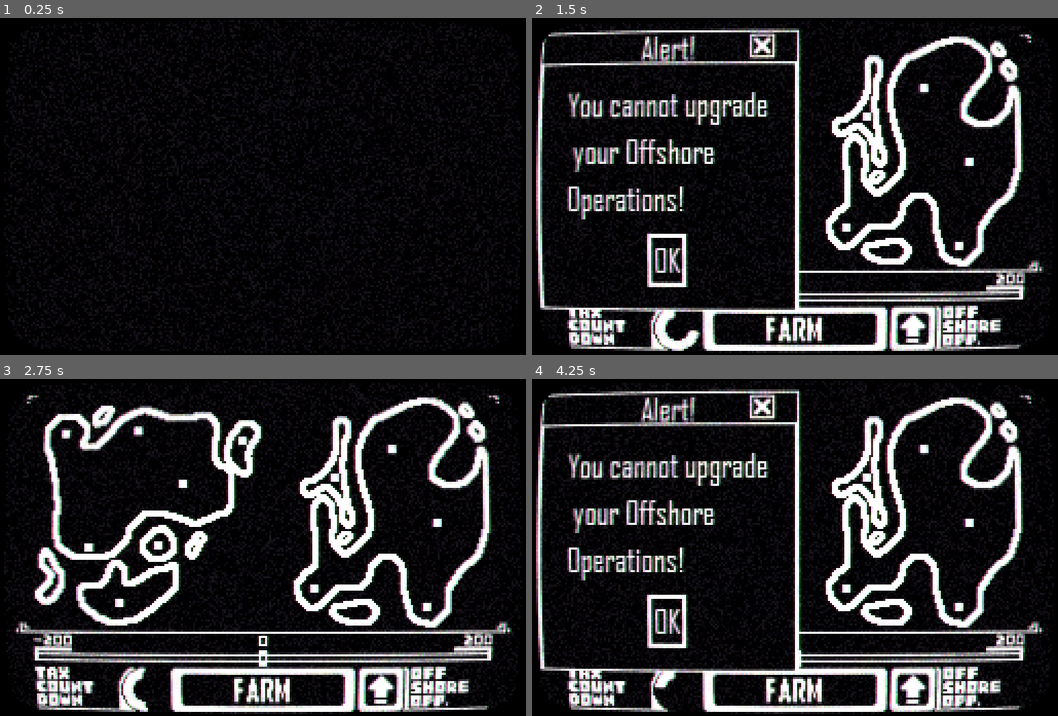
Above: before the commit, frames 1-4 (two rows, left to right).
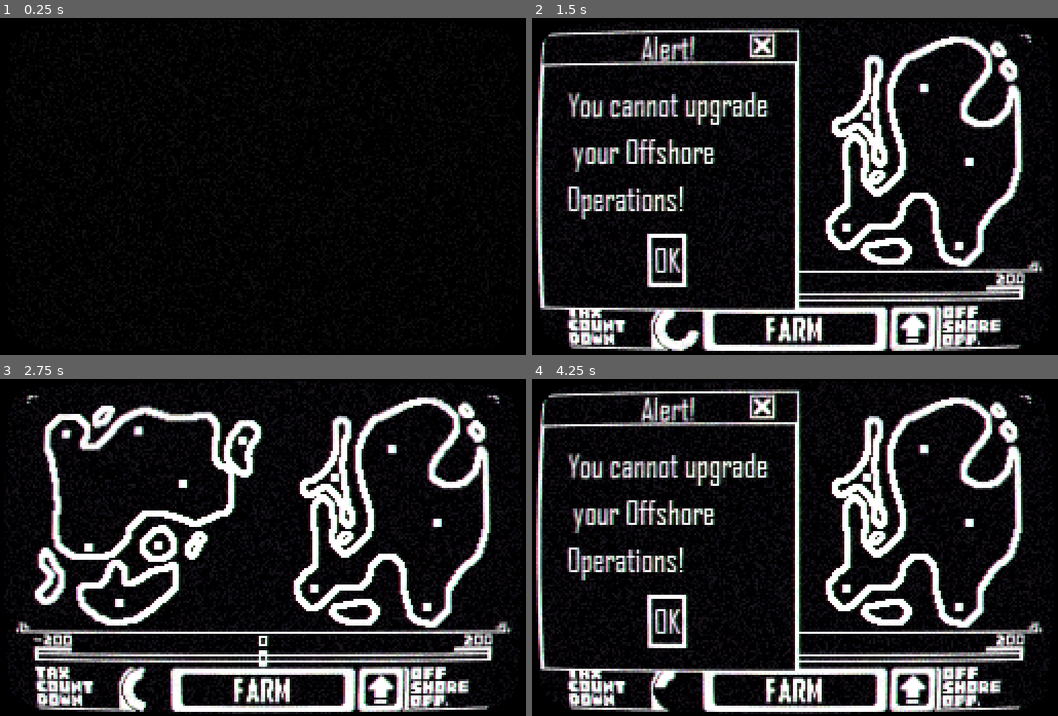
Above: after the commit, the same moments.

Repository: Tenseven-107/Operation_Fat_Eagle
Game: Godot game, scene res://Scenes/Main.tscn
The game is run twice, just before and just after one commit, with the same random seed, the same clock (stepped at 60 frames per second) and the same inputs.
Inputs (mouse positions are in pixels of both pictures, inside the frame that each line leads up to):
- Up to frame 1 (0.25 s): no input
- Up to frame 2 (1.5 s): click (795, 331) at 0.5 s; click (915, 331) at 1.25 s
- Up to frame 3 (2.75 s): click "OK" at 2 s
- Up to frame 4 (4.25 s): click (795, 692) at 2.75 s; click (915, 692) at 3.5 s

The runs differ from the first frame. In frame 2, 5.9% of the frame differs, in the area x 0-100%, y 0-100%; in frame 3, 5.8%; in frame 4, 6.3%.

Commit message:
Added some feedback and sounds

Diff:
--- a/Prefabs/FX/Overlay.tscn
+++ b/Prefabs/FX/Overlay.tscn
@@ -1,10 +1,17 @@
-[gd_scene load_steps=9 format=2]
+[gd_scene load_steps=14 format=2]
 
 [ext_resource path="res://Scripts/FX/PlayAnimation.gd" type="Script" id=1]
 [ext_resource path="res://FX/Shaders/CRT.tres" type="Material" id=2]
 [ext_resource path="res://Audio/SFX/Boots/Bootup-1.wav" type="AudioStream" id=3]
 [ext_resource path="res://Audio/SFX/Explosions/Bunker_explosion-1.wav" type="AudioStream" id=4]
 [ext_resource path="res://addons/randomAudioStreamPlayer/random_audio_stream_player.gd" type="Script" id=5]
+[ext_resource path="res://Sprites/FX/Rock.png" type="Texture" id=6]
+[ext_resource path="res://Scripts/FX/Overlay.gd" type="Script" id=7]
+[ext_resource path="res://Audio/SFX/Loops/Sirens.wav" type="AudioStream" id=8]
+
+[sub_resource type="Curve" id=12]
+max_value = 2.0
+_data = [ Vector2( 0.00495049, 1 ), 0.0, 0.0, 0, 0, Vector2( 0.207921, 1.41818 ), -2.69333, -2.69333, 0, 0, Vector2( 1, 1 ), 0.0, 0.0, 0, 0 ]
 
 [sub_resource type="Animation" id=9]
 resource_name = "Bootup"
@@ -47,9 +54,101 @@
 "method": "play"
 } ]
 }
+tracks/3/type = "value"
+tracks/3/path = NodePath("Overlay:color")
+tracks/3/interp = 1
+tracks/3/loop_wrap = true
+tracks/3/imported = false
+tracks/3/enabled = true
+tracks/3/keys = {
+"times": PoolRealArray( 0 ),
+"transitions": PoolRealArray( 1 ),
+"update": 0,
+"values": [ Color( 0, 0, 0, 1 ) ]
+}
+
+[sub_resource type="Animation" id=13]
+resource_name = "Game_over"
+length = 6.0
+tracks/0/type = "value"
+tracks/0/path = NodePath("Overlay:color")
+tracks/0/interp = 1
+tracks/0/loop_wrap = true
+tracks/0/imported = false
+tracks/0/enabled = true
+tracks/0/keys = {
+"times": PoolRealArray( 0, 0.5, 1, 1.5, 2, 2.5, 3, 3.5, 4, 4.5, 5, 5.4, 6 ),
+"transitions": PoolRealArray( 1, 1, 1, 1, 1, 1, 1, 1, 1, 1, 1, 1, 1 ),
+"update": 1,
+"values": [ Color( 0.0196078, 0, 0.0392157, 1 ), Color( 1, 0, 0, 1 ), Color( 0.0196078, 0, 0.0392157, 1 ), Color( 1, 0, 0, 1 ), Color( 0.0196078, 0, 0.0392157, 1 ), Color( 1, 0, 0, 1 ), Color( 0.0196078, 0, 0.0392157, 1 ), Color( 1, 0, 0, 1 ), Color( 0.0196078, 0, 0.0392157, 1 ), Color( 1, 0, 0, 1 ), Color( 0.0196078, 0, 0.0392157, 1 ), Color( 1, 1, 1, 1 ), Color( 1, 1, 1, 1 ) ]
+}
+tracks/1/type = "value"
+tracks/1/path = NodePath("Overlay:visible")
+tracks/1/interp = 1
+tracks/1/loop_wrap = true
+tracks/1/imported = false
+tracks/1/enabled = true
+tracks/1/keys = {
+"times": PoolRealArray( 0 ),
+"transitions": PoolRealArray( 1 ),
+"update": 1,
+"values": [ true ]
+}
+tracks/2/type = "method"
+tracks/2/path = NodePath("Sirens")
+tracks/2/interp = 1
+tracks/2/loop_wrap = true
+tracks/2/imported = false
+tracks/2/enabled = true
+tracks/2/keys = {
+"times": PoolRealArray( 0 ),
+"transitions": PoolRealArray( 1 ),
+"values": [ {
+"args": [ 0.0 ],
+"method": "play"
+} ]
+}
 
 [sub_resource type="Animation" id=11]
 resource_name = "Hit"
+tracks/0/type = "value"
+tracks/0/path = NodePath("Explosion_layer/Particles:emitting")
+tracks/0/interp = 1
+tracks/0/loop_wrap = true
+tracks/0/imported = false
+tracks/0/enabled = true
+tracks/0/keys = {
+"times": PoolRealArray( 0 ),
+"transitions": PoolRealArray( 1 ),
+"update": 1,
+"values": [ true ]
+}
+tracks/1/type = "method"
+tracks/1/path = NodePath("Explosion")
+tracks/1/interp = 1
+tracks/1/loop_wrap = true
+tracks/1/imported = false
+tracks/1/enabled = true
+tracks/1/keys = {
+"times": PoolRealArray( 0 ),
+"transitions": PoolRealArray( 1 ),
+"values": [ {
+"args": [ 0.0 ],
+"method": "play"
+} ]
+}
+tracks/2/type = "value"
+tracks/2/path = NodePath("Overlay:visible")
+tracks/2/interp = 1
+tracks/2/loop_wrap = true
+tracks/2/imported = false
+tracks/2/enabled = true
+tracks/2/keys = {
+"times": PoolRealArray( 0, 0.5, 0.7, 0.8, 0.9, 1 ),
+"transitions": PoolRealArray( 1, 1, 1, 1, 1, 1 ),
+"update": 1,
+"values": [ true, false, true, false, true, false ]
+}
 
 [sub_resource type="Animation" id=10]
 length = 0.001
@@ -68,6 +167,7 @@
 
 [node name="Overlay" type="CanvasLayer"]
 layer = 10
+script = ExtResource( 7 )
 
 [node name="Control" type="Control" parent="."]
 anchor_right = 1.0
@@ -77,27 +177,56 @@
 [node name="Overlay" type="ColorRect" parent="Control"]
 anchor_right = 1.0
 anchor_bottom = 1.0
-mouse_filter = 2
-color = Color( 0.0196078, 0, 0.0392157, 1 )
+color = Color( 0, 0, 0, 1 )
 
 [node name="CRT_effect" type="ColorRect" parent="Control"]
 material = ExtResource( 2 )
 anchor_right = 1.0
 anchor_bottom = 1.0
 mouse_filter = 2
+
+[node name="Explosion_layer" type="Control" parent="Control"]
+anchor_right = 1.0
+anchor_bottom = 1.0
+mouse_filter = 2
+
+[node name="Particles" type="CPUParticles2D" parent="Control/Explosion_layer"]
+position = Vector2( 128, -40 )
+emitting = false
+amount = 16
+lifetime = 3.0
+one_shot = true
+explosiveness = 1.0
+texture = ExtResource( 6 )
+emission_shape = 2
+emission_rect_extents = Vector2( 128, 1 )
+direction = Vector2( 0, 1 )
+initial_velocity = 400.0
+initial_velocity_random = 1.0
+angle = 720.0
+angle_random = 1.0
+scale_amount = 1.5
+scale_amount_random = 1.0
+scale_amount_curve = SubResource( 12 )
 
 [node name="Boot_sound" type="AudioStreamPlayer" parent="Control"]
 stream = ExtResource( 3 )
 bus = "SFX"
 
 [node name="Explosion" type="AudioStreamPlayer" parent="Control"]
+bus = "SFX"
 script = ExtResource( 5 )
 samples = [ ExtResource( 4 ) ]
 random_volume_range = 0.3
 random_pitch_range = 0
 
+[node name="Sirens" type="AudioStreamPlayer" parent="Control"]
+stream = ExtResource( 8 )
+bus = "SFX"
+
 [node name="Overlay_anims" type="AnimationPlayer" parent="Control"]
 anims/Bootup = SubResource( 9 )
+anims/Game_over = SubResource( 13 )
 anims/Hit = SubResource( 11 )
 anims/RESET = SubResource( 10 )
 script = ExtResource( 1 )
--- a/Scripts/AutoLoads/GlobalSignals.gd
+++ b/Scripts/AutoLoads/GlobalSignals.gd
@@ -1,6 +1,11 @@
 extends Node
 
 
+# Gameplay
+signal country_hit()
+signal game_over()
+
+# FX signals
 signal camera_shake(new_shake, shake_time, shake_limit)
 signal camera_zoom(new_zoom, zoom_time, zoom_limit)
 signal hitstop(time)
--- /dev/null
+++ b/Scripts/FX/Overlay.gd
@@ -0,0 +1,20 @@
+extends CanvasLayer
+
+
+onready var anims = $Control/Overlay_anims
+
+var game_over: bool = false
+
+func _ready():
+	game_over = false
+
+	GlobalSignals.connect("country_hit", self, "play_rumble")
+	GlobalSignals.connect("game_over", self, "play_game_over")
+
+
+func play_rumble():
+	if !game_over: anims.play("Hit")
+
+func play_game_over():
+	game_over = true
+	anims.play("Game_over")
--- a/Scripts/Objects/Country.gd
+++ b/Scripts/Objects/Country.gd
@@ -42,11 +42,11 @@
 	progress.value = hp
 
 	if hp <= 0:
-		print("Hit!") # testing
-		pass # put stuff later
+		GlobalSignals.emit_signal("game_over")
 
-	GlobalSignals.emit_signal("camera_shake", 200, 0.1, 400)
+	GlobalSignals.emit_signal("camera_shake", 600, 1, 1200)
 	GlobalSignals.emit_signal("hitstop", 0.1)
+	GlobalSignals.emit_signal("country_hit")
 
 
 # Compare pos
--- a/Scripts/Utils/CountryManager.gd
+++ b/Scripts/Utils/CountryManager.gd
@@ -4,6 +4,8 @@
 
 export (NodePath) var country_container_path = null
 var country_container = null
+
+var active: bool = true
 
 var spawn_timer: Timer
 var current_spawn_time: float
@@ -21,6 +23,9 @@
 	country_container = get_node(country_container_path)
 	instance_timer()
 
+	active = true
+	GlobalSignals.connect("game_over", self, "set_unactive")
+
 
 func instance_timer():
 	spawn_timer = Timer.new()
@@ -37,10 +42,11 @@
 
 # Spawn a new plane after cooldown
 func spawn_timeout():
-	increase_risk()
+	if active:
+		increase_risk()
 
-	spawn_timer.start()
-	country_container.spawn_plane()
+		spawn_timer.start()
+		country_container.spawn_plane()
 
 
 
@@ -53,3 +59,9 @@
 		current_spawn_time = clamp(current_spawn_time, min_spawn_time, max_spawn_time)
 
 		spawn_timer.wait_time = current_spawn_time
+
+
+
+# Setting object unactive
+func set_unactive():
+	active = false
--- a/Scripts/Utils/MoneyManager.gd
+++ b/Scripts/Utils/MoneyManager.gd
@@ -1,6 +1,7 @@
 extends Node
 class_name MoneyManager
 
+var active: bool = true
 
 var money: int = 0
 export (int) var min_money: int = -200
@@ -14,6 +15,9 @@
 # set up
 func _ready():
 	instance_timer()
+
+	active = true
+	GlobalSignals.connect("game_over", self, "set_unactive")
 
 func instance_timer():
 	tax_timer = Timer.new()
@@ -40,5 +44,12 @@
 
 
 func tax_timeout():
-	tax_timer.start()
-	remove_money(tax_money)
+	if active:
+		tax_timer.start()
+		remove_money(tax_money)
+
+
+
+# Setting object unactive
+func set_unactive():
+	active = false
Not shown, added: Audio/SFX/Beeps/Eagle_OS_alert.wav.import
Not shown, added: Audio/SFX/Beeps/Eagle_OS_notification.wav.import
Not shown, added: Audio/SFX/Beeps/Eagle_OS_popup.wav.import
Not shown, added: Audio/SFX/Beeps/Eagle_OS_warning.wav.import
Not shown, added: Audio/SFX/Loops/Sirens.wav.import
Binary file added: Sprites/FX/Rock.png
Not shown, added: Sprites/FX/Rock.png.import
Not shown, added: Audio/SFX/Beeps/Eagle_OS_alert.wav
Not shown, added: Audio/SFX/Beeps/Eagle_OS_notification.wav
Not shown, added: Audio/SFX/Beeps/Eagle_OS_popup.wav
Not shown, added: Audio/SFX/Beeps/Eagle_OS_warning.wav
Not shown, added: Audio/SFX/Loops/Sirens.wav
